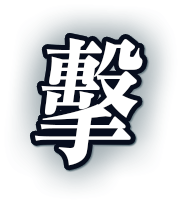
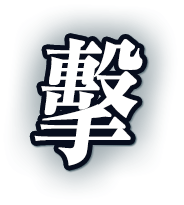
Layers edited between the first and the second 184×205 image:
painted on "擊" over 34, 37, 143, 166
renamed "擊 拷貝" to "擊 拷貝 2", painted on it over 22, 31, 150, 178
